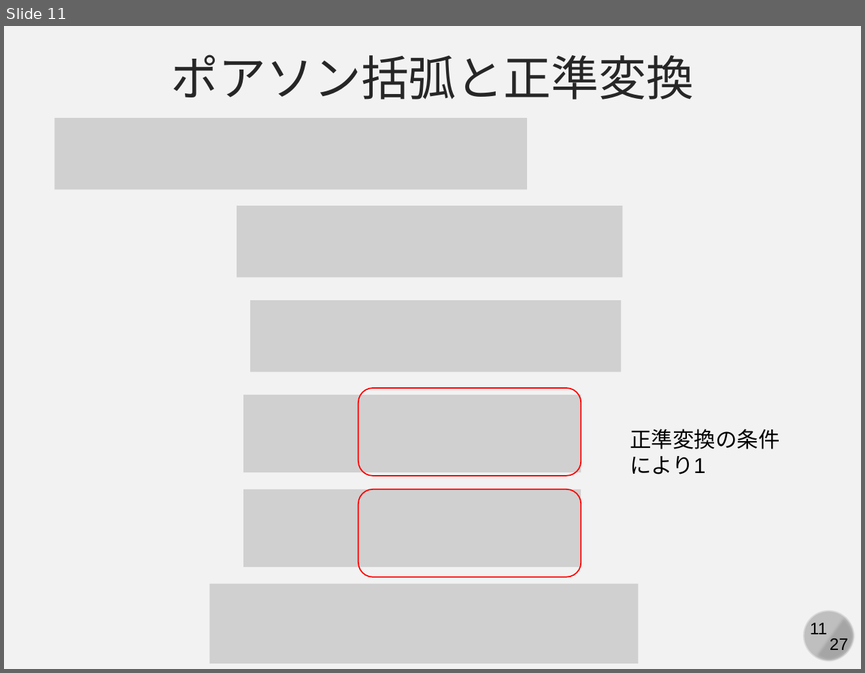
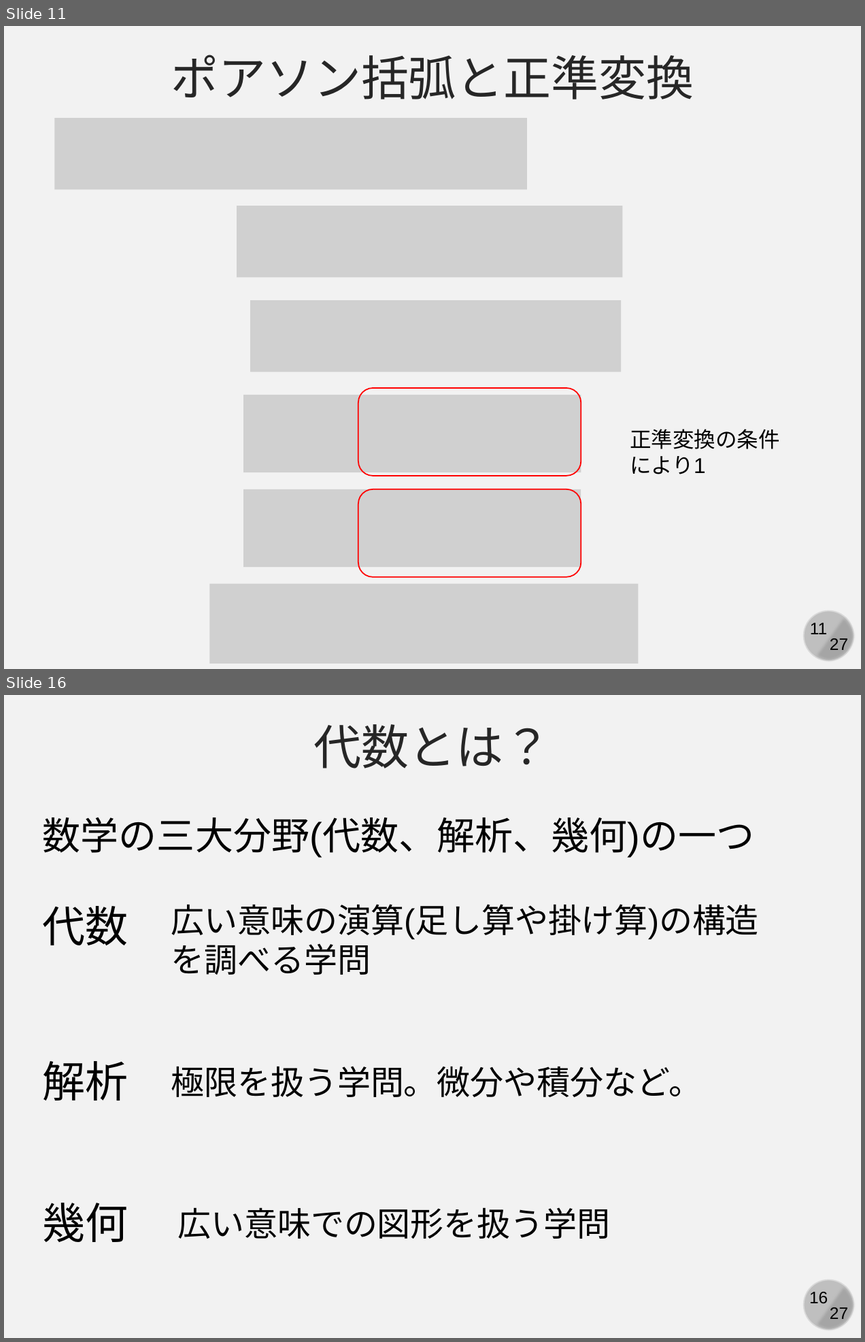
Before and after one commit to kaityo256/classical_mechanics, a slide deck: poisson/fig/slide.pptx. Shown one above the other, each under a label of ours: slide 11 before the commit, slides 11 and 16 after it; the slides between them are not shown. The pictures are 865x673 and 865x1342 pixels, drawn with LibreOffice and Linux fonts; fonts in the diff are those of the drawing; grey boxes stand for pictures. Boxes give left, top, right and bottom in pixels: in the first picture for what was removed or moved away, otherwise in the second. Text is boxed around its words. In the diff, an @@ line names an element or a change of style, - is before the commit and + after.

```diff
--- a/poisson/fig/slide.pptx
+++ b/poisson/fig/slide.pptx
@@ slide 16 added at bbox=[4, 695, 861, 1338], background #F2F2F2; not listed: 4 template elements that a slide beside it also shows @@
@@ text added at bbox=[313, 724, 551, 768], 40 pt, text #262626 @@
+代数とは？
@@ text added at bbox=[43, 817, 754, 858], 32 pt, text #000000 @@
+数学の三大分野(代数、解析、幾何)の一つ
@@ text added at bbox=[43, 906, 128, 945], 36 pt, text #000000 @@
+代数
@@ text added at bbox=[171, 904, 759, 974], 28 pt, text #000000 @@
+広い意味の演算(足し算や掛け算)の構造を調べる学問
@@ text added at bbox=[43, 1061, 128, 1100], 36 pt, text #000000 @@
+解析
@@ text added at bbox=[171, 1066, 702, 1097], 28 pt, text #000000 @@
+極限を扱う学問。微分や積分など。
@@ text added at bbox=[43, 1202, 128, 1242], 36 pt, text #000000 @@
+幾何
@@ text added at bbox=[177, 1207, 610, 1238], 28 pt, text #000000 @@
+広い意味での図形を扱う学問
```
Also in this commit, not shown: 1 slide changed, 3 other slides added, 1 other file.
